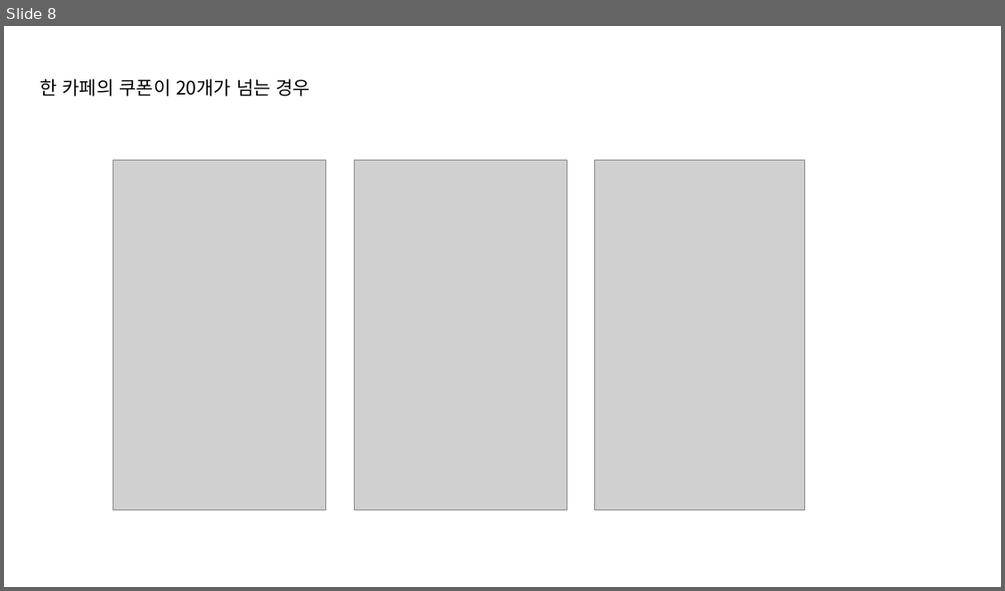
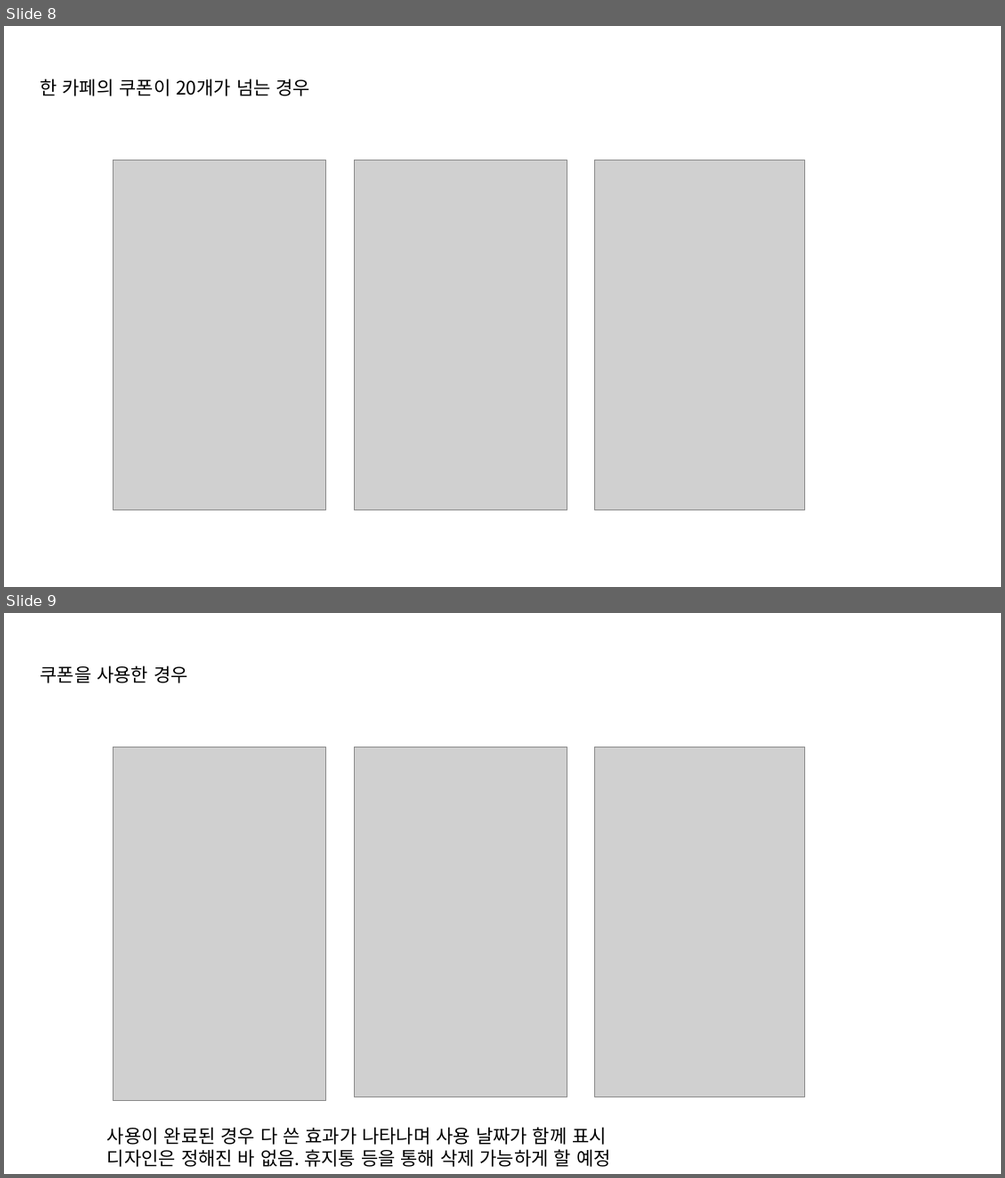
Before and after one commit to Seonghuun/couponbox, a slide deck: docs/캡스톤2 로직.pptx. Shown one above the other, each under a label of ours: slide 8 before the commit, slides 8 and 9 after it. The pictures are 1005x591 and 1005x1178 pixels, drawn with LibreOffice and Linux fonts; fonts in the diff are those of the drawing; grey boxes stand for pictures. Boxes give left, top, right and bottom in pixels: in the first picture for what was removed or moved away, otherwise in the second. Text is boxed around its words. In the diff, an @@ line names an element or a change of style, - is before the commit and + after.

Commit message:
쿠폰 갯수대로 출력 구현
쿠폰 개수대로 출력 구현

```diff
--- a/docs/캡스톤2 로직.pptx
+++ b/docs/캡스톤2 로직.pptx
@@ slide 9 added at [4,613,1001,1174], background #FFFFFF @@
@@ text added at [40,666,188,683], 18 pt, text #000000 @@
+쿠폰을 사용한 경우
@@ picture added at [113,747,326,1101] @@
@@ picture added at [354,747,567,1097] @@
@@ picture added at [595,747,805,1097] @@
@@ text added at [107,1127,611,1167], 18 pt, text #000000 @@
+사용이 완료된 경우 다 쓴 효과가 나타나며 사용 날짜가 함께 표시
+디자인은 정해진 바 없음. 휴지통 등을 통해 삭제 가능하게 할 예정
```
Also in this commit, not shown: 1 slide changed, 2 other files.
